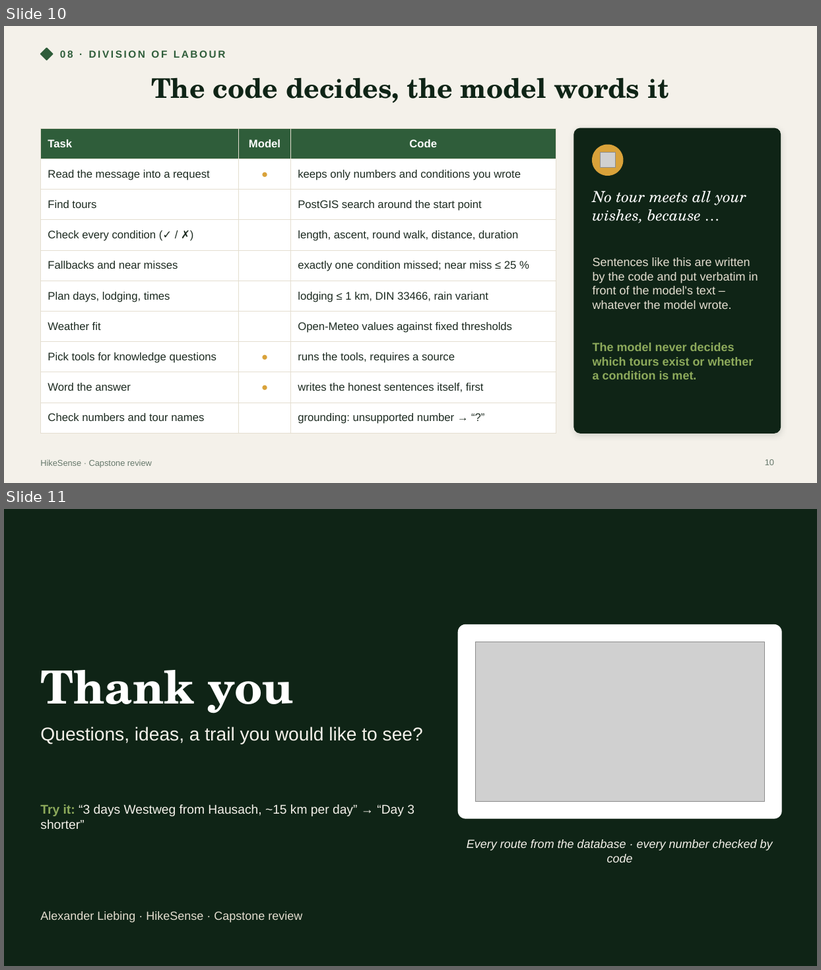
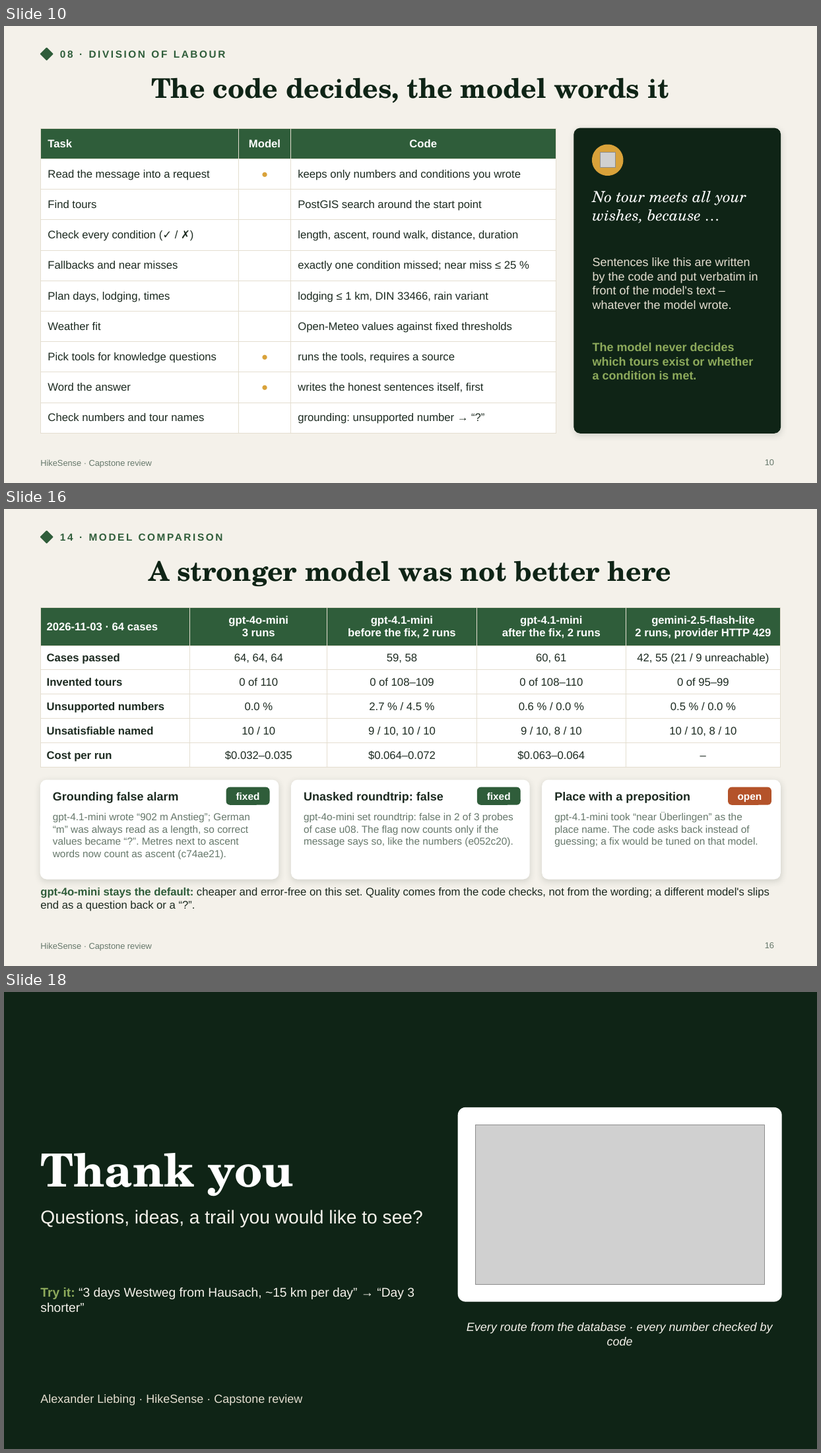
Before and after one commit to aliebing/hikesense, a slide deck: docs/presentation/hikesense-en.pptx. Shown one above the other, each under a label of ours: slides 10 and 11 before the commit, slides 10, 16 and 18 after it; the slides between them are not shown. The pictures are 821x970 and 821x1453 pixels, drawn with LibreOffice and Linux fonts; fonts in the diff are those of the drawing; grey boxes stand for pictures. Boxes give left, top, right and bottom in pixels: in the first picture for what was removed or moved away, otherwise in the second. Text is boxed around its words. In the diff, an @@ line names an element or a change of style, - is before the commit and + after.

```diff
--- a/docs/presentation/hikesense-en.pptx
+++ b/docs/presentation/hikesense-en.pptx
@@ slide 16 added at [4,509,817,966], background #F4F1EA; not listed: 1 template element that a slide beside it also shows @@
@@ text added at [60,528,548,546], 12 pt, text #2F5D3A, bold @@
+14 · MODEL COMPARISON
@@ diamond added at [40,531,53,543], fill #2F5D3A, outline #2F5D3A 1 pt @@
@@ title added at [149,560,672,587], 32 pt, text #0F2416, bold @@
+A stronger model was not better here
@@ table added at [40,608,781,768], 6 rows, 5 columns @@
+2026-11-03 · 64 cases | gpt-4o-mini / 3 runs | gpt-4.1-mini / before the fix, 2 runs | gpt-4.1-mini / after the fix, 2 runs | gemini-2.5-flash-lite / 2 runs, provider HTTP 429
+Cases passed | 64, 64, 64 | 59, 58 | 60, 61 | 42, 55 (21 / 9 unreachable)
+Invented tours | 0 of 110 | 0 of 108–109 | 0 of 108–110 | 0 of 95–99
+Unsupported numbers | 0.0 % | 2.7 % / 4.5 % | 0.6 % / 0.0 % | 0.5 % / 0.0 %
+Unsatisfiable named | 10 / 10 | 9 / 10, 10 / 10 | 9 / 10, 8 / 10 | 10 / 10, 8 / 10
+Cost per run | $0.032–0.035 | $0.064–0.072 | $0.063–0.064 | –
@@ rounded rectangle added at [40,780,279,879], fill #FFFFFF, outline #FFFFFF 1 pt @@
@@ rounded rectangle added at [291,780,529,879], fill #FFFFFF, outline #FFFFFF 1 pt @@
@@ rounded rectangle added at [543,780,781,879], fill #FFFFFF, outline #FFFFFF 1 pt @@
@@ text added at [53,792,179,803], 14 pt, text #1C2A20, bold @@
+Grounding false alarm
@@ rounded rectangle added at [226,788,269,805], fill #2F5D3A, outline #2F5D3A 1 pt @@
@@ text added at [236,793,260,800], 12 pt, text #FFFFFF, bold @@
+fixed
@@ text added at [304,792,444,803], 14 pt, text #1C2A20, bold @@
+Unasked roundtrip: false
@@ rounded rectangle added at [477,788,520,805], fill #2F5D3A, outline #2F5D3A 1 pt @@
@@ text added at [487,793,511,800], 12 pt, text #FFFFFF, bold @@
+fixed
@@ text added at [554,792,690,803], 14 pt, text #1C2A20, bold @@
+Place with a preposition
@@ rounded rectangle added at [729,788,772,805], fill #B4532A, outline #B4532A 1 pt @@
@@ text added at [738,794,762,802], 12 pt, text #FFFFFF, bold @@
+open
@@ text added at [53,813,250,859], 12 pt, text #66786B @@
+gpt-4.1-mini wrote “902 m Anstieg”; German “m” was always read as a length, so correct values became “?”. Metres next to ascent words now count as ascent (c74ae21).
@@ text added at [304,813,514,847], 12 pt, text #66786B @@
+gpt-4o-mini set roundtrip: false in 2 of 3 probes of case u08. The flag now counts only if the message says so, like the numbers (e052c20).
@@ text added at [554,813,758,847], 12 pt, text #66786B @@
+gpt-4.1-mini took “near Überlingen” as the place name. The code asks back instead of guessing; a fix would be tuned on that model.
@@ text added at [40,888,770,912], 13 pt, text #1C2A20 @@
+gpt-4o-mini stays the default: cheaper and error-free on this set. Quality comes from the code checks, not from the wording; a different model's slips end as a question back or a “?”.
@@ page number added at [765,943,774,949], 10 pt, text #66786B @@
+16
@@ what was slide 11 is now slide 18 @@
```
Also in this commit, not shown: 3 slides changed, 6 other slides added.
